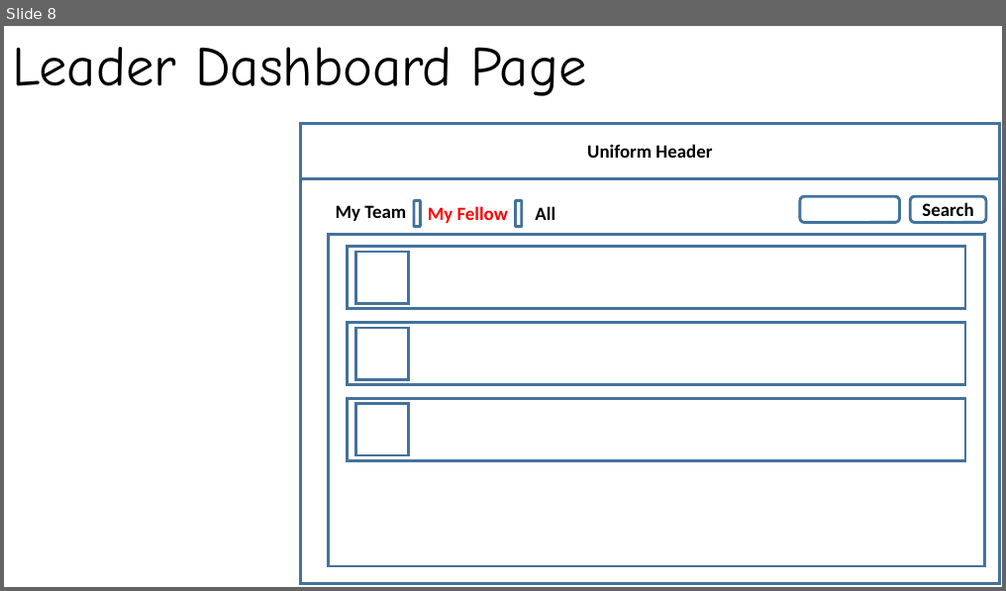
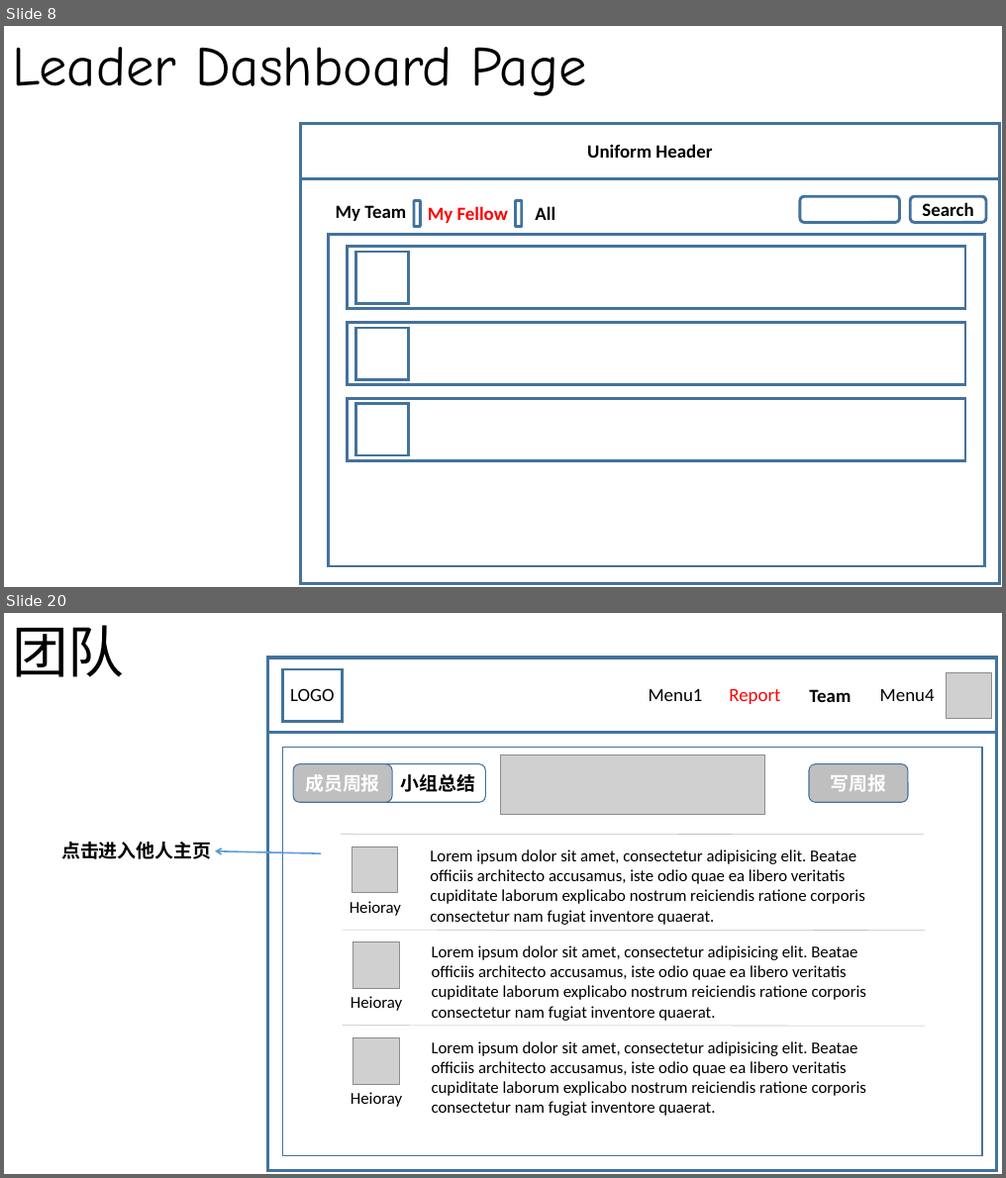
Before and after one commit to Aiyoumi-FE/ONE-TEAM, a slide deck: pageDesign.pptx. Shown one above the other, each under a label of ours: slide 8 before the commit, slides 8 and 20 after it; the slides between them are not shown. The pictures are 1006x591 and 1006x1178 pixels, drawn with LibreOffice and Linux fonts; fonts in the diff are those of the drawing; grey boxes stand for pictures. Boxes give left, top, right and bottom in pixels: in the first picture for what was removed or moved away, otherwise in the second. Text is boxed around its words. In the diff, an @@ line names an element or a change of style, - is before the commit and + after.

```diff
--- a/pageDesign.pptx
+++ b/pageDesign.pptx
@@ slide 20 added at (4, 613, 1002, 1174), background #FFFFFF @@
@@ text added at (12, 625, 124, 677), 54 pt, text #000000 @@
+团队
@@ group added at (268, 658, 997, 1171): 5 texts, 4 rectangles, 1 picture @@
+前端组
+LOGO
+Menu1
+Report
+Team
+Menu4
@@ picture added at (501, 756, 764, 814) @@
@@ rounded rectangle added at (293, 764, 392, 802), fill #BFBFBF, outline #43739E 1 pt, 18 pt, text #FFFFFF, bold @@
+成员周报
@@ rounded rectangle added at (374, 764, 485, 802), outline #43739E 1 pt, 18 pt, text #000000, bold @@
+小组总结
@@ rounded rectangle added at (809, 764, 908, 802), fill #BFBFBF, outline #43739E 1 pt, 18 pt, text #FFFFFF, bold @@
+写周报
@@ text added at (61, 842, 211, 860), 18 pt, text #000000, bold @@
+点击进入他人主页
@@ group added at (341, 834, 924, 925): 2 texts, 1 line, 1 picture @@
+Heioray
+Lorem ipsum dolor sit amet, consectetur adipisicing elit. Beatae officiis architecto accusamus, iste odio quae ea libero veritatis cupiditate laborum explicabo nostrum reiciendis ratione corporis consectetur nam fugiat inventore quaerat.
@@ arrow added from (321, 854) to (215, 851), #5B9BD5 1.5 pt @@
@@ group added at (343, 931, 925, 1021): 2 texts, 1 line, 1 picture @@
+Heioray
+Lorem ipsum dolor sit amet, consectetur adipisicing elit. Beatae officiis architecto accusamus, iste odio quae ea libero veritatis cupiditate laborum explicabo nostrum reiciendis ratione corporis consectetur nam fugiat inventore quaerat.
@@ group added at (343, 1026, 925, 1116): 2 texts, 1 line, 1 picture @@
+Heioray
+Lorem ipsum dolor sit amet, consectetur adipisicing elit. Beatae officiis architecto accusamus, iste odio quae ea libero veritatis cupiditate laborum explicabo nostrum reiciendis ratione corporis consectetur nam fugiat inventore quaerat.
```
Also in this commit, not shown: 1 slide changed, 12 other slides added, 1 slide removed.
